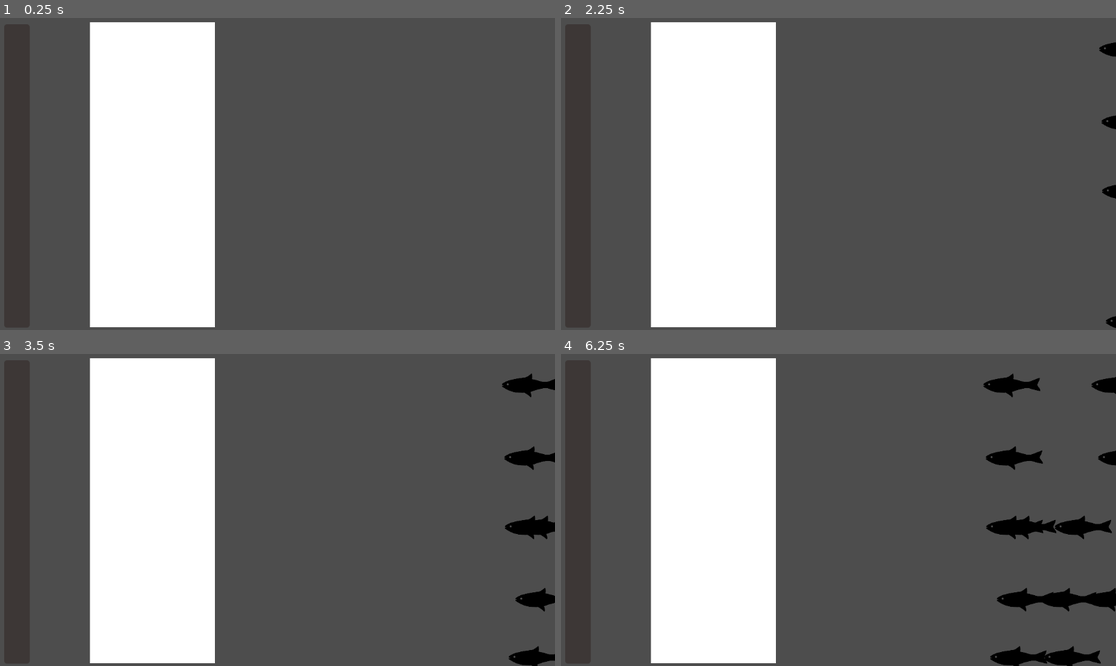
Above: before the commit, frames 1-4 (two rows, left to right).
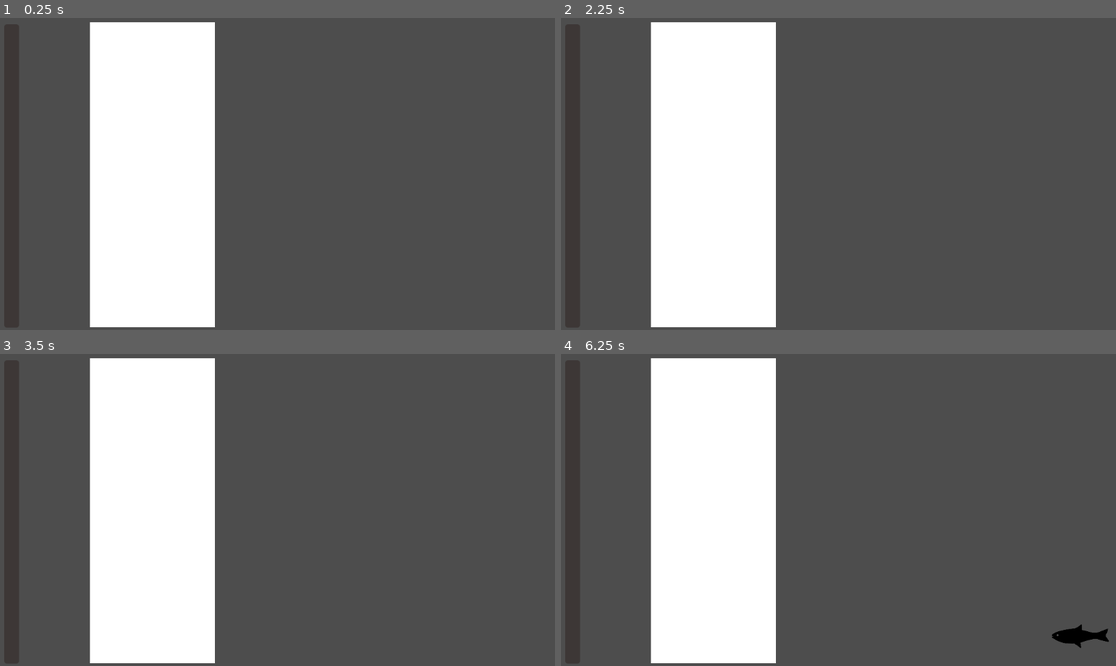
Above: after the commit, the same moments.

Repository: myticalcat/lazer_prot
Game: Godot game, scene res://main.tscn
The game is run twice, just before and just after one commit, with the same random seed, the same clock (stepped at 60 frames per second) and the same inputs.
Inputs (mouse positions are in pixels of both pictures, inside the frame that each line leads up to):
- Up to frame 1 (0.25 s): no input
- Up to frame 2 (2.25 s): tap Enter at 0.5, 2 s; move the mouse to (716, 174) at 0.52 s; click (716, 174) at 0.67 s; tap Space at 1.25 s; move the mouse to (727, 189) at 1.27 s; click (727, 189) at 1.42 s; move the mouse to (894, 105) at 2.02 s; click (894, 105) at 2.17 s
- Up to frame 3 (3.5 s): move the mouse to (249, 572) at 2.77 s; click (249, 572) at 2.92 s
- Up to frame 4 (6.25 s): move the mouse to (1005, 556) at 3.52 s; click (1005, 556) at 3.67 s; move the mouse to (672, 463) at 4.27 s; click (672, 463) at 4.42 s; move the mouse to (866, 510) at 5.02 s; click (866, 510) at 5.17 s; move the mouse to (755, 432) at 5.77 s; click (755, 432) at 5.92 s

The runs differ from the first frame. In frame 2, 0.3% of the frame differs, in the area x 96-100%, y 7-100%; in frame 3, 1.7%; in frame 4, 3.8%, in the area x 76-100%, y 6-100%.

Commit message:
[feat] add enemy

Diff:
--- a/Scene/Prefab/enemy_fish.gd
+++ b/Scene/Prefab/enemy_fish.gd
@@ -2,19 +2,35 @@
 
 class_name  FishEnemy
 
-@export var hp : int = 10
-@export var speed : float = 1
+@export var hp : float = 10
+@export var speed : float = 100
 @export var atk : int = 1
 
 
 func _process(delta):
-	self.position.x -= speed
+	self.position.x -= speed * delta
 
 func damage():
 	pass
 
-func damaged(amount : int):
-	pass
+func damaged(amount: float):
+	hp -= amount
+	show_damage(amount)
+	if (hp <= 0):
+		queue_free()
+
+func show_damage(amount: int):
+	var damage_number = preload("res://Scene/Prefab/floating_number.tscn").instantiate()
+	add_sibling(damage_number)
+	damage_number.global_position = global_position + Vector2(randi_range(-10, 10), randi_range(-10, 10))
+	damage_number.start(str(amount))
+
 
 func remove():
 	queue_free()
+
+
+func _on_area_2d_area_entered(area):
+	print('ouch')
+	if area.is_in_group("Lazer"):
+		damaged(area.owner.get_damage())
--- a/Scene/Prefab/enemy_fish.tscn
+++ b/Scene/Prefab/enemy_fish.tscn
@@ -1,12 +1,11 @@
-[gd_scene load_steps=5 format=3 uid="uid://brvor5nnnb25g"]
+[gd_scene load_steps=4 format=3 uid="uid://brvor5nnnb25g"]
 
 [ext_resource type="Texture2D" uid="uid://dysdh5kymsapu" path="res://Asset/fish.png" id="1_gnont"]
 [ext_resource type="Script" path="res://Scene/Prefab/enemy_fish.gd" id="1_uhnju"]
-[ext_resource type="Script" path="res://Script/hurtbox.gd" id="3_1y5q6"]
 
-[sub_resource type="CapsuleShape2D" id="CapsuleShape2D_axr0c"]
-radius = 124.0
-height = 544.0
+[sub_resource type="CapsuleShape2D" id="CapsuleShape2D_wsnn0"]
+radius = 27.0
+height = 126.0
 
 [node name="enemy fish" type="Node2D"]
 script = ExtResource("1_uhnju")
@@ -15,9 +14,11 @@
 scale = Vector2(0.25, 0.25)
 texture = ExtResource("1_gnont")
 
-[node name="Hurtbox" type="Area2D" parent="Sprite2D"]
-script = ExtResource("3_1y5q6")
+[node name="Area2D" type="Area2D" parent="Sprite2D"]
+scale = Vector2(4, 4)
 
-[node name="CollisionShape2D" type="CollisionShape2D" parent="Sprite2D/Hurtbox"]
+[node name="CollisionShape2D" type="CollisionShape2D" parent="Sprite2D/Area2D"]
 rotation = 1.5708
-shape = SubResource("CapsuleShape2D_axr0c")
+shape = SubResource("CapsuleShape2D_wsnn0")
+
+[connection signal="area_entered" from="Sprite2D/Area2D" to="." method="_on_area_2d_area_entered"]
--- a/Scene/Prefab/enemy_spawner.tscn
+++ b/Scene/Prefab/enemy_spawner.tscn
@@ -4,3 +4,9 @@
 
 [node name="enemy_spawner" type="Node2D"]
 script = ExtResource("1_ns8sh")
+
+[node name="SpawnTimer" type="Timer" parent="."]
+wait_time = 5.0
+autostart = true
+
+[connection signal="timeout" from="SpawnTimer" to="." method="_on_spawn_timer_timeout"]
--- /dev/null
+++ b/Scene/Prefab/floating_number.gd
@@ -0,0 +1,19 @@
+extends Node2D
+
+var fade_out_duration = 1.0
+var move_distance = Vector2(0, -50)
+
+func start(text : String):
+	$Label.text = str(text)
+	$Label.add_theme_font_size_override("font_size", 24)
+	animate()
+
+func animate():
+	var tween: = create_tween()
+	tween.set_parallel(true)
+	tween.tween_property($Label, "position",$Label.position + move_distance, fade_out_duration)
+	tween.tween_property($Label, "modulate", Color(1,0,0,0), fade_out_duration)
+	tween.connect("finished", on_tween_finished)
+
+func on_tween_finished():
+	queue_free()
--- /dev/null
+++ b/Scene/Prefab/floating_number.tscn
@@ -0,0 +1,13 @@
+[gd_scene load_steps=2 format=3 uid="uid://cdxy88d14esfd"]
+
+[ext_resource type="Script" path="res://Scene/Prefab/floating_number.gd" id="1_1o7pj"]
+
+[node name="floating_number" type="Node2D"]
+script = ExtResource("1_1o7pj")
+
+[node name="Label" type="Label" parent="."]
+modulate = Color(1, 0, 0, 1)
+offset_right = 40.0
+offset_bottom = 23.0
+text = "text"
+horizontal_alignment = 1
--- a/Scene/Prefab/lazer.tscn
+++ b/Scene/Prefab/lazer.tscn
@@ -1,12 +1,11 @@
-[gd_scene load_steps=4 format=3 uid="uid://doxvq1ih6gpjr"]
+[gd_scene load_steps=3 format=3 uid="uid://doxvq1ih6gpjr"]
 
 [ext_resource type="Script" path="res://Script/lazer.gd" id="1_lwwr8"]
-[ext_resource type="Script" path="res://Script/hitbox.gd" id="2_kjn83"]
 
-[sub_resource type="RectangleShape2D" id="RectangleShape2D_otd6k"]
+[sub_resource type="RectangleShape2D" id="RectangleShape2D_74v7f"]
 size = Vector2(1, 1)
 
-[node name="lazer" type="Node2D" node_paths=PackedStringArray("lazer_rect")]
+[node name="lazer" type="Node2D" node_paths=PackedStringArray("lazer_rect") groups=["Lazer"]]
 script = ExtResource("1_lwwr8")
 lazer_rect = NodePath("ColorRect")
 
@@ -15,9 +14,8 @@
 offset_bottom = 1.0
 color = Color(0, 1, 1, 1)
 
-[node name="Hitbox" type="Area2D" parent="ColorRect"]
-script = ExtResource("2_kjn83")
+[node name="Area2D" type="Area2D" parent="ColorRect" groups=["Lazer"]]
 
-[node name="CollisionShape2D" type="CollisionShape2D" parent="ColorRect/Hitbox"]
+[node name="CollisionShape2D" type="CollisionShape2D" parent="ColorRect/Area2D"]
 position = Vector2(0.5, 0.5)
-shape = SubResource("RectangleShape2D_otd6k")
+shape = SubResource("RectangleShape2D_74v7f")
--- a/Scene/Prefab/lazer_renderer.tscn
+++ b/Scene/Prefab/lazer_renderer.tscn
@@ -37,7 +37,7 @@
 offset_left = 5.0
 offset_top = 642.0
 offset_right = 635.0
-offset_bottom = 695.0
+offset_bottom = 673.0
 rotation = 4.71239
 show_percentage = false
 script = ExtResource("2_c77uc")
@@ -45,11 +45,10 @@
 
 [node name="Label" type="Label" parent="Control/ProgressBar"]
 layout_mode = 0
-offset_left = 327.0
-offset_top = 5.0
-offset_right = 369.0
-offset_bottom = 31.0
-rotation = -4.71239
+offset_left = 298.0
+offset_top = 2.99973
+offset_right = 340.0
+offset_bottom = 28.9997
 text = "100%"
 horizontal_alignment = 1
 vertical_alignment = 1
--- a/Script/enemy_spawner.gd
+++ b/Script/enemy_spawner.gd
@@ -1,26 +1,25 @@
 extends Node2D
 
-var enemy_list : Array[PackedScene] = [
+var enemy_list: Array[PackedScene] = [
 	preload("res://Scene/Prefab/enemy_fish.tscn"),
 ]
 
-var spawn_timer : float = 2.0  # Adjust the time between spawns
-var spawn_timer_max : float = 5  # Maximum time between spawns
-var spawn_area : Rect2 = Rect2(Vector2(0, 0), Vector2(800, 600))  # Adjust the spawn area
-var chance : float = 0.2
-func _process(delta):
-	spawn_timer -= delta
+var chance: float = 0.2  # The chance to spawn an enemy each time the Timer runs out
 
-	if spawn_timer <= 0.0 and randf() < chance:
-		spawn_enemy()
-		spawn_timer = randf() * spawn_timer_max
+func _ready():
+	randomize()
 
-
-func spawn_enemy():
+func spawn_enemy() -> void:
 	if enemy_list.size() == 0:
 		return
-
 	var random_index = randi() % enemy_list.size()
 	var enemy_scene = enemy_list[random_index]
 	var enemy_instance = enemy_scene.instantiate()
 	add_child(enemy_instance)
+
+
+func _on_spawn_timer_timeout():
+	var number = randf()
+	print(number)
+	if number < chance:
+		spawn_enemy()
--- a/Script/hitbox.gd
+++ b/Script/hitbox.gd
@@ -10,6 +10,7 @@
 	connect("area_entered", _on_area_entered)
 
 func _on_area_entered(hitbox : Hitbox):
+	print("endered")
 	if hitbox == null:
 		return
 
--- a/Script/lazer.gd
+++ b/Script/lazer.gd
@@ -1,12 +1,13 @@
 extends Node2D
 @export var lazer_rect: ColorRect
 
-var lazer_duration = 1
+var lazer_duration = 10
 var damage  = 5
 func start_lazering():
 	print('imma firin my lazeeeeer')
 	await flicker(lazer_rect, 0.1, lazer_duration)
 	await fire(lazer_rect)
+	print(self.scale.y)
 	queue_free()
 
 func flicker(obj: ColorRect, initial_interval: float, duration: float, decay_factor: float = 0.9):
@@ -35,3 +36,6 @@
 		if obj.color.a < 0:
 			obj.color.a = 0
 		await get_tree().create_timer(current_interval).timeout
+
+func get_damage() -> float:
+	return damage * 100 / scale.y
--- a/Script/lazer_area.gd
+++ b/Script/lazer_area.gd
@@ -27,6 +27,11 @@
 
 func check_to_fire(mouse_down: bool):
 	if cooldown_timer > 0.0:
+		if mouse_down:
+			var damage_number = preload("res://Scene/Prefab/floating_number.tscn").instantiate()
+			add_sibling(damage_number)
+			damage_number.global_position = get_global_mouse_position() + Vector2(randi_range(-10, 10), randi_range(-10, 10))
+			damage_number.start("cooling down!")
 		return
 	if not mouse_down:
 		if is_lazer_crt:
@@ -40,7 +45,7 @@
 			is_lazer_crt = true
 			start_pos = get_global_mouse_position() - get_parent().position
 			lazer = lazer_prefab.instantiate()
-			lazer.lazer_duration = 0.1
+			lazer.lazer_duration = 1
 			lazer.position = start_pos
 			add_sibling(lazer)
 		elif is_lazer_crt:
--- a/main.tscn
+++ b/main.tscn
@@ -8,16 +8,16 @@
 [node name="LazerRenderer" parent="." instance=ExtResource("1_gw834")]
 
 [node name="enemy_spawner" parent="." instance=ExtResource("2_cadmh")]
-position = Vector2(1188, 65)
+position = Vector2(1193, 49)
 
 [node name="enemy_spawner2" parent="." instance=ExtResource("2_cadmh")]
-position = Vector2(1194, 216)
+position = Vector2(1195, 193)
 
 [node name="enemy_spawner3" parent="." instance=ExtResource("2_cadmh")]
-position = Vector2(1195, 360)
+position = Vector2(1194, 343)
 
 [node name="enemy_spawner4" parent="." instance=ExtResource("2_cadmh")]
-position = Vector2(1202, 510)
+position = Vector2(1198, 464)
 
 [node name="enemy_spawner5" parent="." instance=ExtResource("2_cadmh")]
-position = Vector2(1201, 631)
+position = Vector2(1201, 586)
